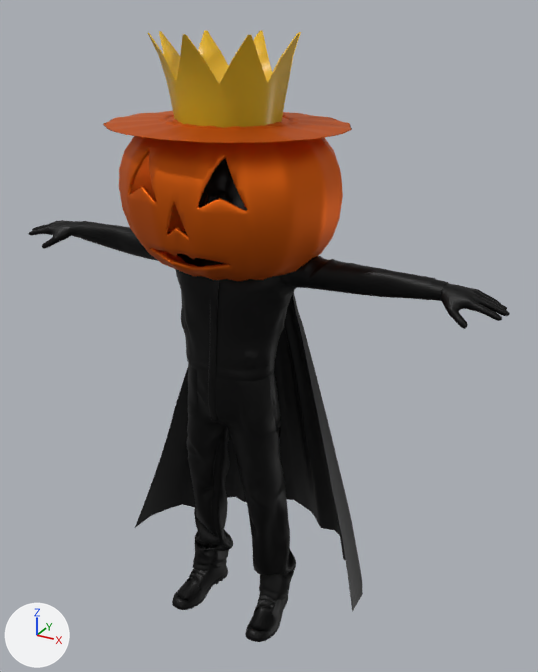
Before and after pictures for a commit that changed the FBX model data/PoyPoy/Model/Character/Pumpking/Pumpking.fbx.
Camera for both pictures: a 50 mm camera at (1.23, -1.98, 2.17) aimed at (0.06, 0.14, 1.11). Every picture has the same lights, and +X, +Y and +Z are marked at lower left. The older version comes first. Where no turn or scale is listed for an object, it has been applied to the vertices.

Names of what the first picture shows: 'Ch32', 'Crown.001', 'Mant.001', 'Sphere', 'Sphere.001'.
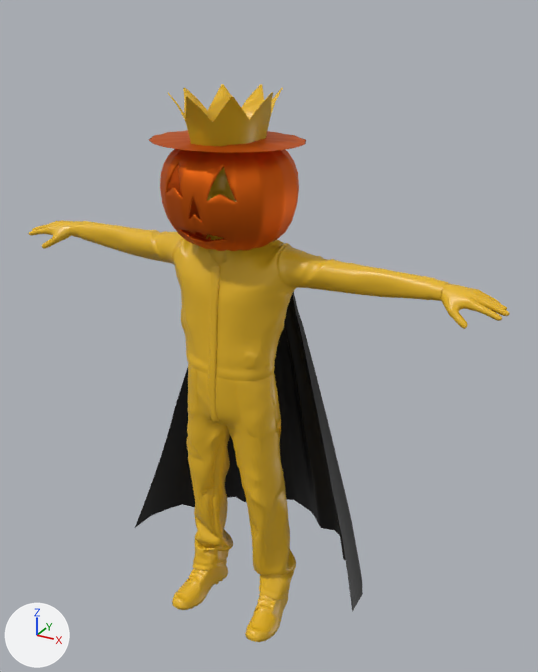
Edits to the bpy script that builds the scene:
```text
Change me_メッシュ:
    where me_メッシュ.from_pydata(...)  # 18921 vertices, 19299 faces; spans x -0.89..0.89, y -0.19..0.12, z 0.0..1.76
    remove me_メッシュ.materials.append(mat_ch32_body)  # black #000000
    add me_メッシュ.materials.append(mat_material_002)  # yellow #e7b623
Change ob_sphere_001:
    ob_sphere_001.scale: (0.126, 0.105, 0.122) -> (0.0761, 0.0721, 0.0844)
Change ob_crown_001:
    ob_crown_001.location: (0.005, -0.013, -1.385) -> (0.005, -0.013, -0.036)
    ob_crown_001.scale: (3.56, 3.18, 1.9) -> (2.33, 3.18, 1.08)
Change ob_sphere:
    ob_sphere.location: (0.0, -0.01, 1.763) -> (0.0, -0.01, 1.757)
    ob_sphere.scale: (0.238, 0.205, 0.0496) -> (0.153, 0.13, 0.0258)
```

Boxes [x1, y1, x2, y2] around the edits, measured in the pictures (538 x 672 px):
'Ch32', recoloured (black to yellow): [28, 168, 510, 642] in both
'Sphere.001', rescaled: before [119, 115, 343, 281]; after [160, 149, 299, 251]
'Crown.001', moved, rescaled (25% narrower, 36% shorter): before [148, 30, 301, 128]; after [168, 84, 283, 146]
'Sphere', moved, rescaled: before [103, 111, 352, 143]; after [149, 130, 306, 153]
